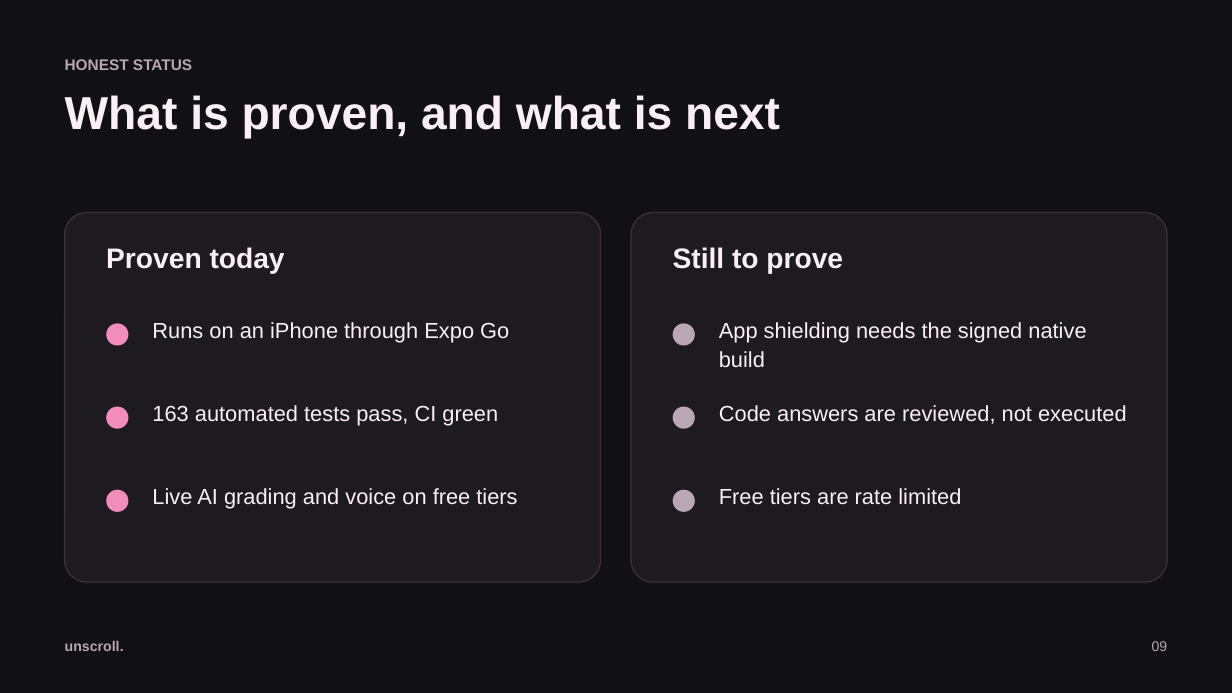
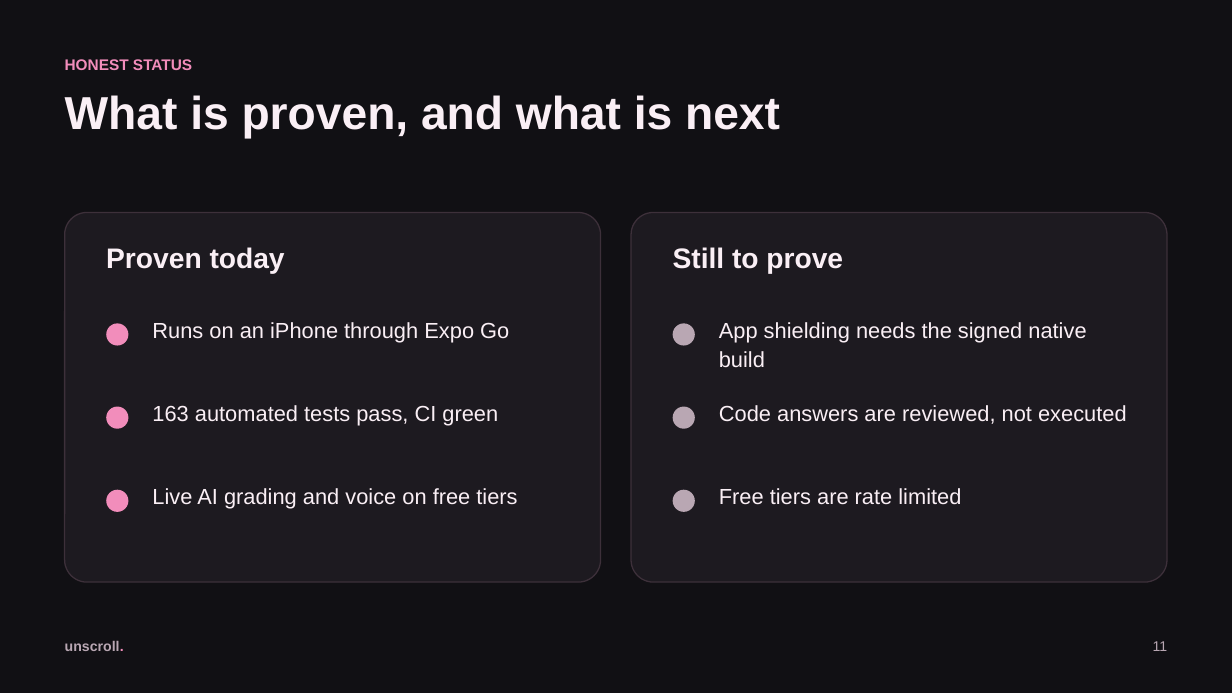
Before and after one commit to Charlesganu2004/Whitman-Hackathon, a slide deck: slide 11 of docs/presentation/Unscroll-pitch.pptx (slide 9 before the commit). Drawn at 1232x693 pixels with LibreOffice and Linux fonts; fonts in the diff are those of the drawing. Boxes give left, top, right and bottom in pixels: in the first picture for what was removed or moved away, otherwise in the second. Text is boxed around its words. In the diff, an @@ line names an element or a change of style, - is before the commit and + after.

```diff
--- a/docs/presentation/Unscroll-pitch.pptx
+++ b/docs/presentation/Unscroll-pitch.pptx
@@ text "HONEST STATUS" at [65,59,192,70]: text colour #B9A7B3 to #F28DBB @@
@@ text at [1153,641,1168,651]: text changed @@
-09
+11
```
Also in this commit, not shown: 7 other slides changed, 3 slides added, 1 slide removed, 1 other file.
